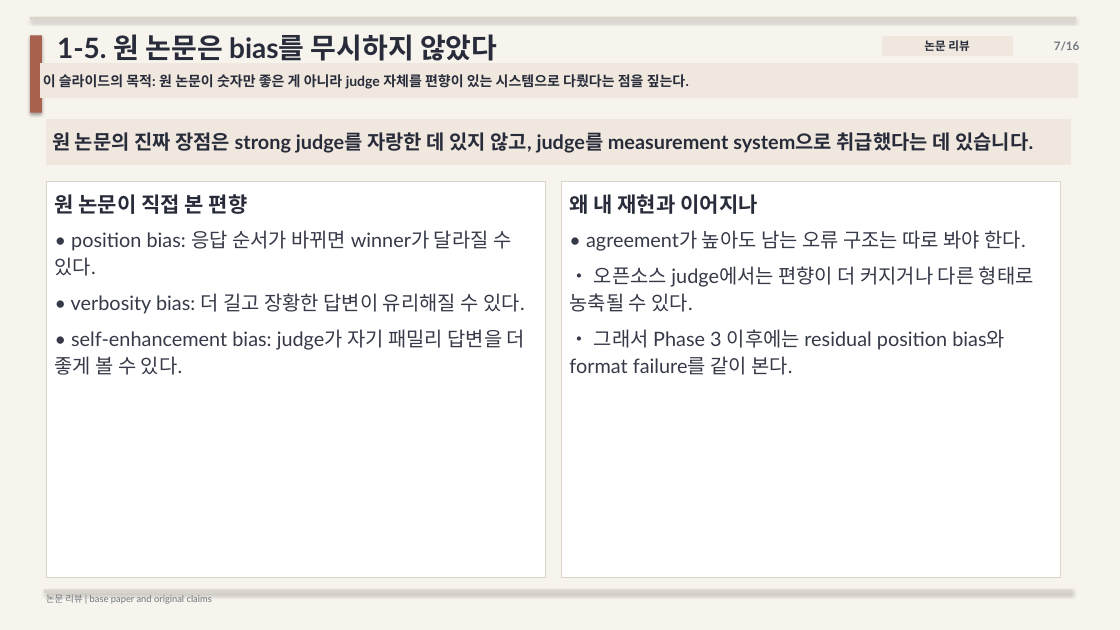
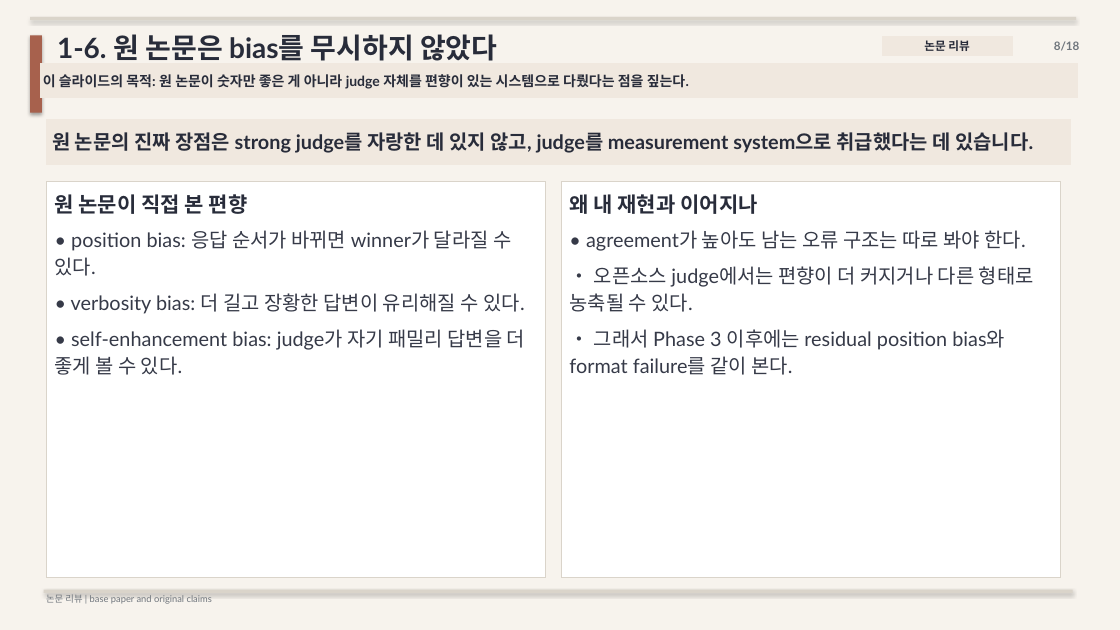
Before and after one commit to kook222/mt_bench_repro, a slide deck: slide 8 of presentation/mt_bench_paper_study.pptx (slide 7 before the commit). Drawn at 1120x630 pixels with LibreOffice and Linux fonts; fonts in the diff are those of the drawing. Boxes give left, top, right and bottom in pixels: in the first picture for what was removed or moved away, otherwise in the second. Text is boxed around its words. In the diff, an @@ line names an element or a change of style, - is before the commit and + after.

```diff
--- a/presentation/mt_bench_paper_study.pptx
+++ b/presentation/mt_bench_paper_study.pptx
@@ text at [57,34,497,61]: text changed @@
-1-5. 원 논문은 bias를 무시하지 않았다
+1-6. 원 논문은 bias를 무시하지 않았다
@@ text at [1054,41,1080,51]: text changed @@
-7/16
+8/18
```
Also in this commit, not shown: 14 other slides changed, 2 slides added, 6 other files.
